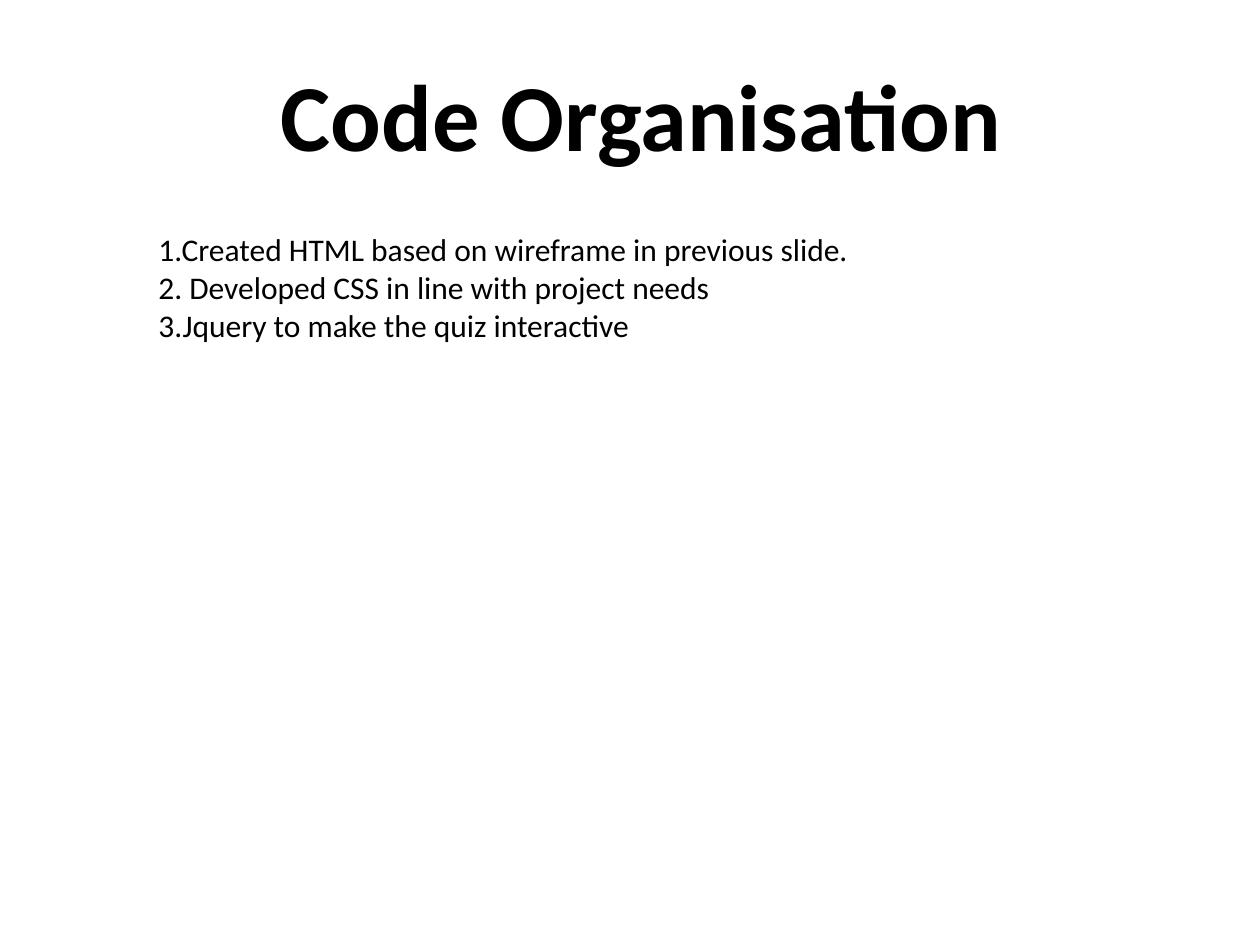
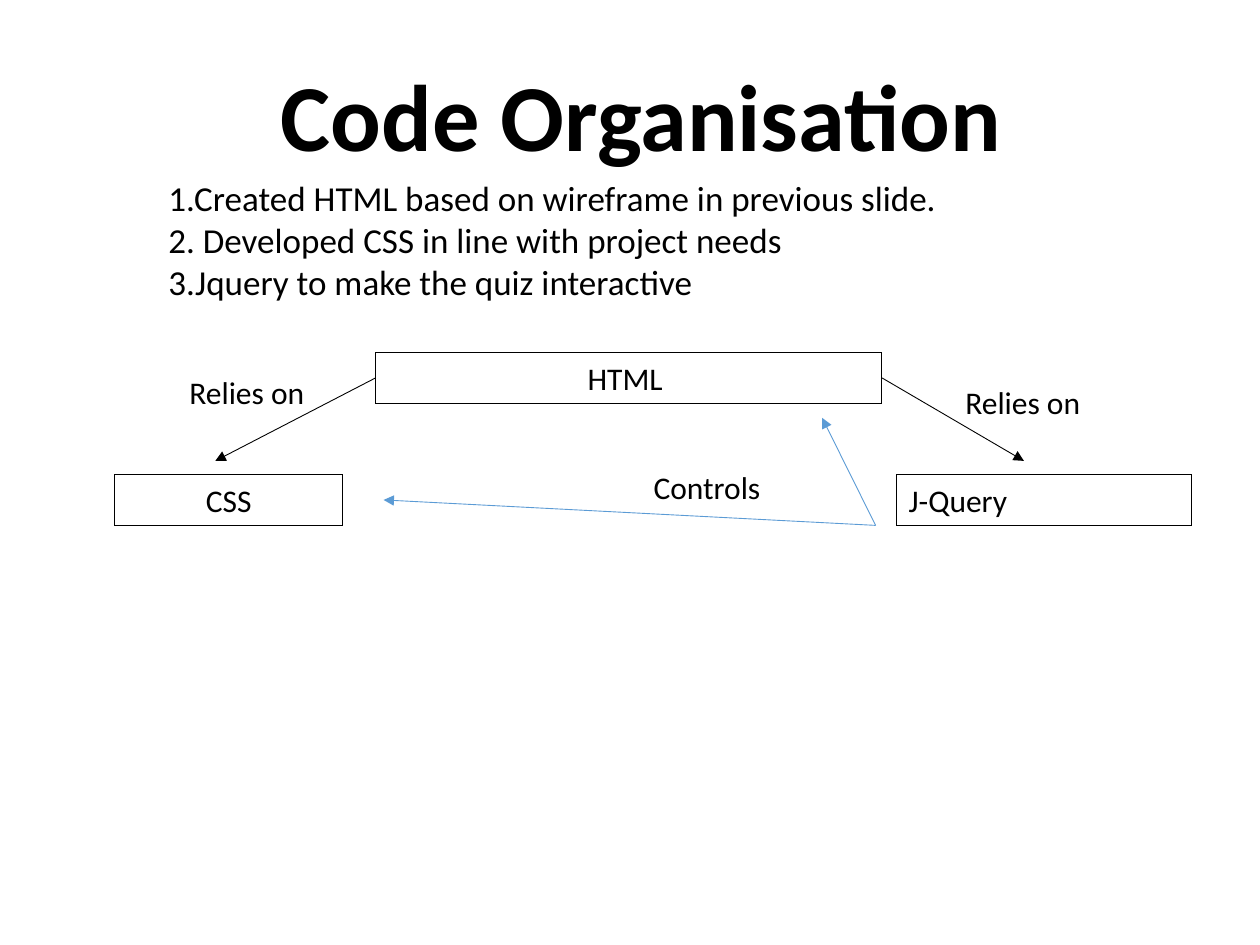
Before and after one commit to shamim1987/projectOne, a slide deck: slide 7 of quiz/presentation/Project One.pptx (slide 6 before the commit). Drawn at 1260x945 pixels with LibreOffice and Linux fonts; fonts in the diff are those of the drawing. Boxes give left, top, right and bottom in pixels: in the first picture for what was removed or moved away, otherwise in the second. Text is boxed around its words. In the diff, an @@ line names an element or a change of style, - is before the commit and + after.

```diff
--- a/quiz/presentation/Project One.pptx
+++ b/quiz/presentation/Project One.pptx
@@ text "1.Created HTML based on wireframe ...": place and size @@
-text "1.Created HTML based on wireframe ..." at bbox=[158, 239, 848, 342]
+text "1.Created HTML based on wireframe ..." at bbox=[168, 186, 935, 301]
@@ text "1.Created HTML based on wireframe ..." at bbox=[168, 186, 935, 301]: size 18 to 20 pt @@
@@ rectangle added at bbox=[375, 353, 882, 403], outline #000000 0.75 pt, 18 pt, text #000000 @@
+HTML
@@ text added at bbox=[189, 382, 304, 405], 18 pt, text #000000 @@
+Relies on
@@ arrow added from (375, 378) to (215, 461), #000000 0.5 pt @@
@@ arrow added from (882, 378) to (1024, 461), #000000 0.5 pt @@
@@ arrow added from (876, 525) to (823, 418), #5B9BD5 0.5 pt @@
@@ text added at bbox=[965, 392, 1080, 415], 18 pt, text #000000 @@
+Relies on
@@ rectangle added at bbox=[115, 475, 343, 525], outline #000000 0.75 pt, 18 pt, text #000000 @@
+CSS
@@ text added at bbox=[654, 477, 761, 500], 18 pt, text #000000 @@
+Controls
@@ rectangle added at bbox=[896, 475, 1191, 525], outline #000000 0.75 pt, 18 pt, text #000000 @@
+J-Query
@@ arrow added from (876, 525) to (383, 500), #5B9BD5 0.5 pt @@
```
Also in this commit, not shown: 4 other slides changed, 7 slides added, 1 slide removed, 1 other file.
